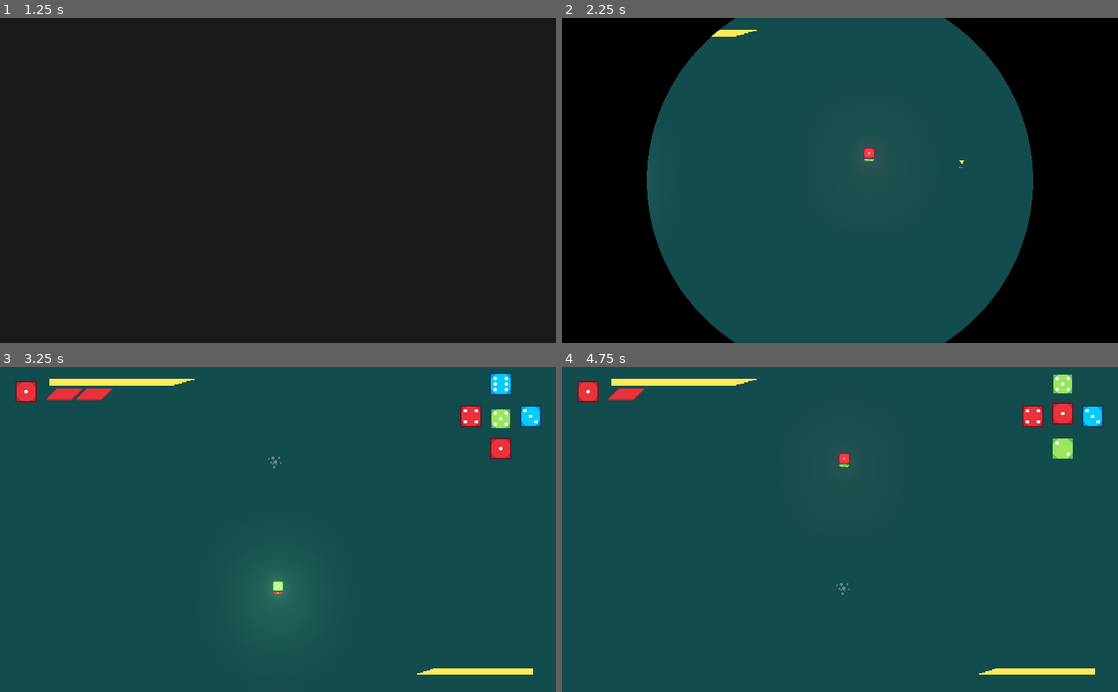
Above: before the commit, frames 1-4 (two rows, left to right).
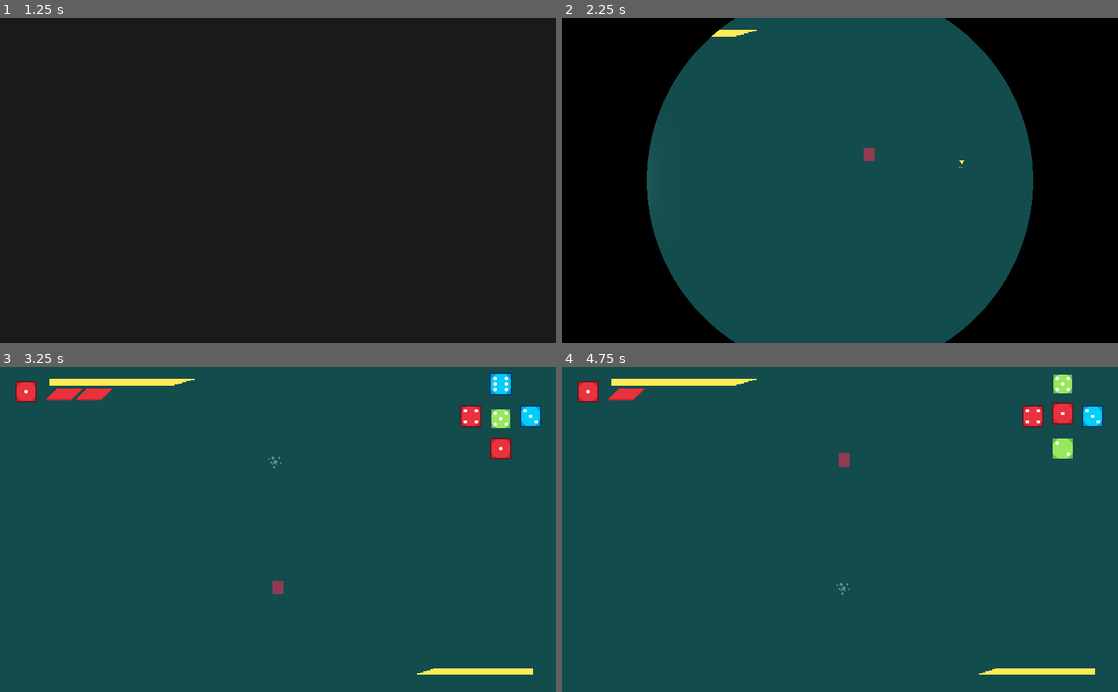
Above: after the commit, the same moments.

Repository: andrebariani/gmtk2022
Game: Godot game, scene res://src/ui/menu/MainMenu.tscn
Two runs of this game, one before a commit and one after it. Both use one fixed random seed, a clock stepped at 60 frames per second and the inputs below. The engine's default icon, where the game draws it, is replaced by a stand-in: a white triangle on a blue panel in a dark square.
Inputs (mouse positions are in pixels of both pictures, inside the frame that each line leads up to):
- Up to frame 1 (1.25 s): click "Play" at 0.5 s
- Up to frame 2 (2.25 s): click "Play" at 1.25 s; tap Enter (ui_accept) at 2 s; move the mouse to (962, 164) at 2.02 s; hold D (move_right) from 2.03 s (still down); click (962, 164) at 2.1 s
- Up to frame 3 (3.25 s): tap Enter (ui_accept) at 2.27, 3.02 s; move the mouse to (166, 545) at 2.77 s; release D (move_right) at 2.78 s; hold S (move_down) from 2.78 s (still down); tap Space (roll) at 2.85 s
- Up to frame 4 (4.75 s): move the mouse to (895, 458) at 3.52 s; release S (move_down) at 3.53 s; hold D (move_right) 3.53-4.28 s; click (895, 458) at 3.6 s; move the mouse to (812, 594) at 4.27 s; hold W (move_up) from 4.28 s (still down); tap Space (roll) at 4.35 s; tap Enter (ui_accept) at 4.52 s

Frame 1 is identical in both runs. In frame 2, 0.1% of the frame differs, in the area x 53-57%, y 39-46%; in frame 3, 0.4%, in the area x 47-53%, y 63-74%; in frame 4, less than 0.1%.

Commit message:
damage blink fix

Diff:
--- a/src/entities/player/Player.tscn
+++ b/src/entities/player/Player.tscn
@@ -28,7 +28,7 @@
 
 [sub_resource type="ShaderMaterial" id=10]
 shader = ExtResource( 13 )
-shader_param/active = null
+shader_param/active = false
 shader_param/color = null
 
 [sub_resource type="Animation" id=11]
@@ -145,7 +145,6 @@
 anims/Shimmer = SubResource( 11 )
 
 [node name="DiceAnimation" parent="Sprite" instance=ExtResource( 17 )]
-use_parent_material = true
 
 [node name="Tween" type="Tween" parent="Sprite"]
 
@@ -228,6 +227,7 @@
 visible = false
 scale = Vector2( 2, 2 )
 frames = SubResource( 8 )
+frame = 4
 playing = true
 script = ExtResource( 12 )
 
--- a/src/entities/player/animation/DiceAnimation.tscn
+++ b/src/entities/player/animation/DiceAnimation.tscn
@@ -812,6 +812,7 @@
 }
 
 [node name="DiceAnimation" type="Node2D"]
+use_parent_material = true
 script = ExtResource( 5 )
 
 [node name="NextFaceAnimation" type="Node2D" parent="."]
@@ -955,6 +956,7 @@
 }
 
 [node name="CurrentFace" type="Node2D" parent="."]
+use_parent_material = true
 __meta__ = {
 "_edit_group_": true,
 "_edit_lock_": true
